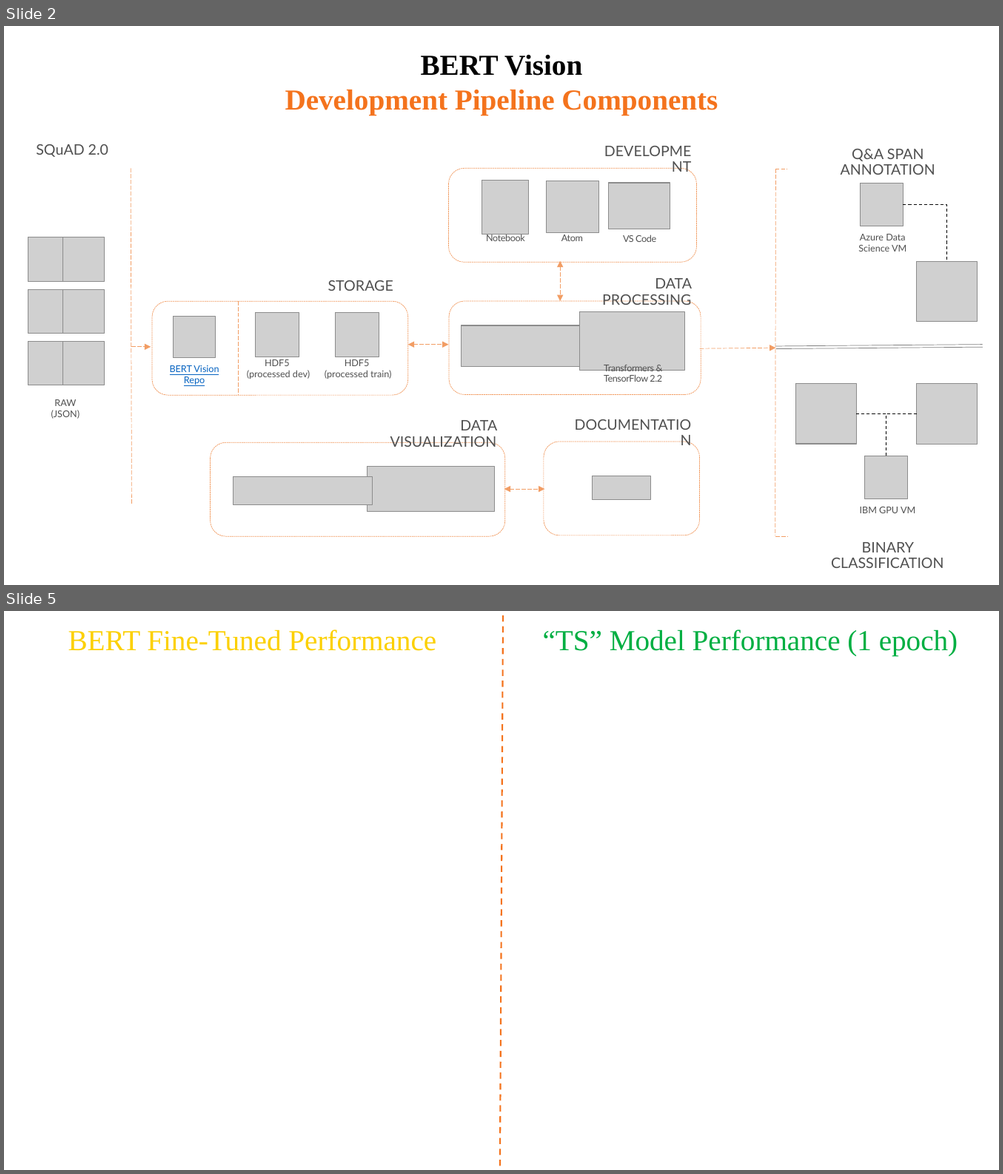
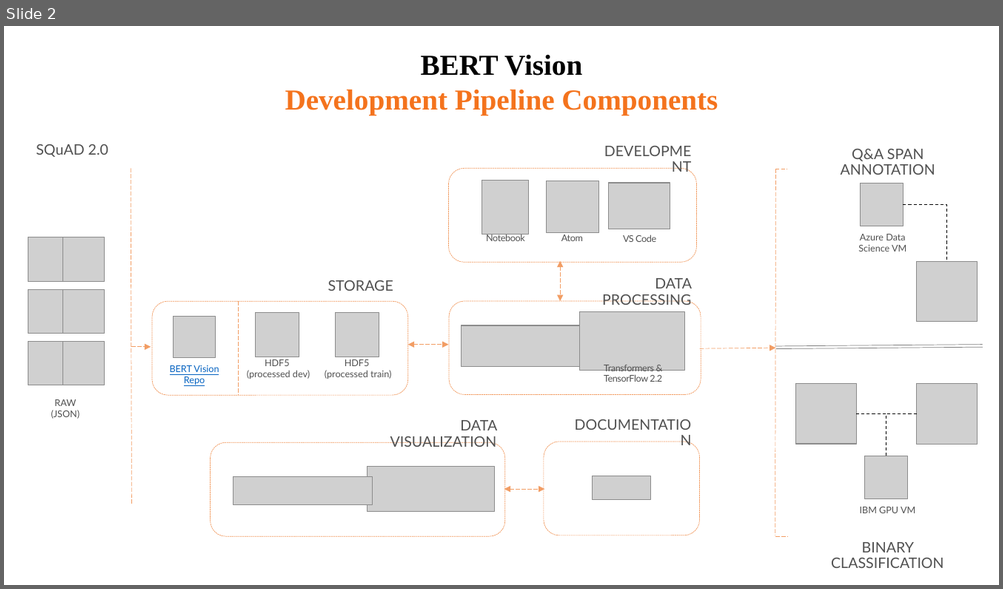
Before and after one commit to cbenge509/BERTVision, a slide deck: presentation/JIang_King_Benge_W266_Final_Presentation.pptx. Shown one above the other, each under a label of ours: slides 2 and 5 before the commit, slide 2 after it; the slides between them are not shown. The pictures are 1003x1174 and 1003x589 pixels, drawn with LibreOffice and Linux fonts; fonts in the diff are those of the drawing; grey boxes stand for pictures. Boxes give left, top, right and bottom in pixels: in the first picture for what was removed or moved away, otherwise in the second. Text is boxed around its words. In the diff, an @@ line names an element or a change of style, - is before the commit and + after.

```diff
--- a/presentation/JIang_King_Benge_W266_Final_Presentation.pptx
+++ b/presentation/JIang_King_Benge_W266_Final_Presentation.pptx
@@ slide 5 removed at bbox=[4, 611, 999, 1170], background #FFFFFF @@
@@ text removed at bbox=[68, 629, 436, 651] @@
-BERT Fine-Tuned Performance
@@ line removed from (504, 611) to (500, 1170) @@
@@ text removed at bbox=[543, 629, 957, 655] @@
-“TS” Model Performance (1 epoch)
```
Also in this commit, not shown: 2 slides changed, 1 other file.
